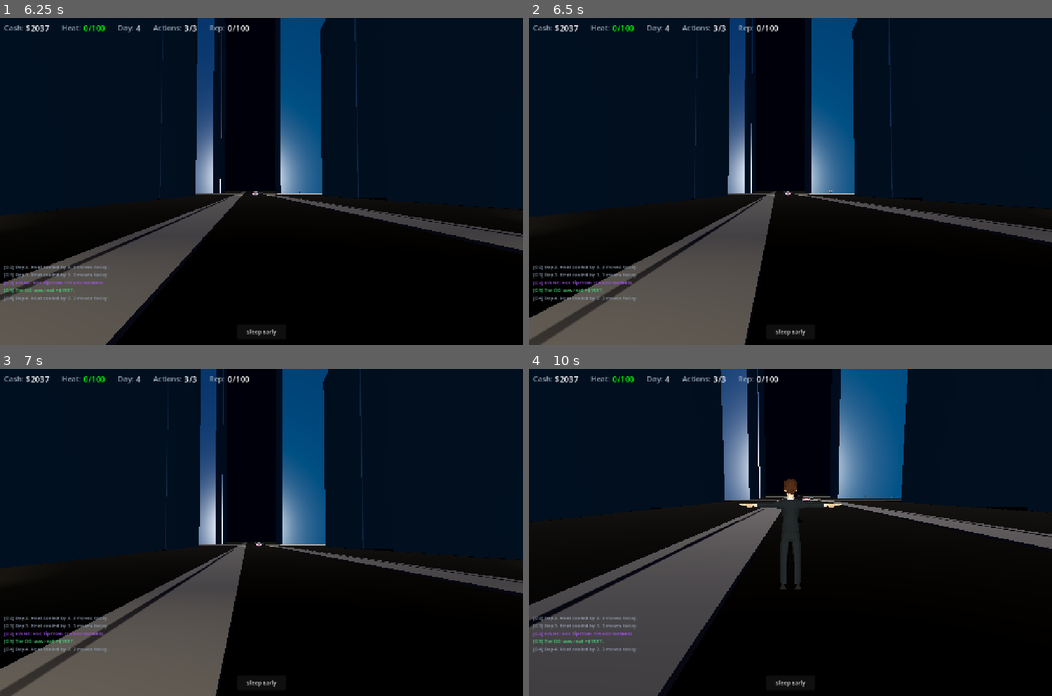
Above: before the commit, frames 1-4 (two rows, left to right).
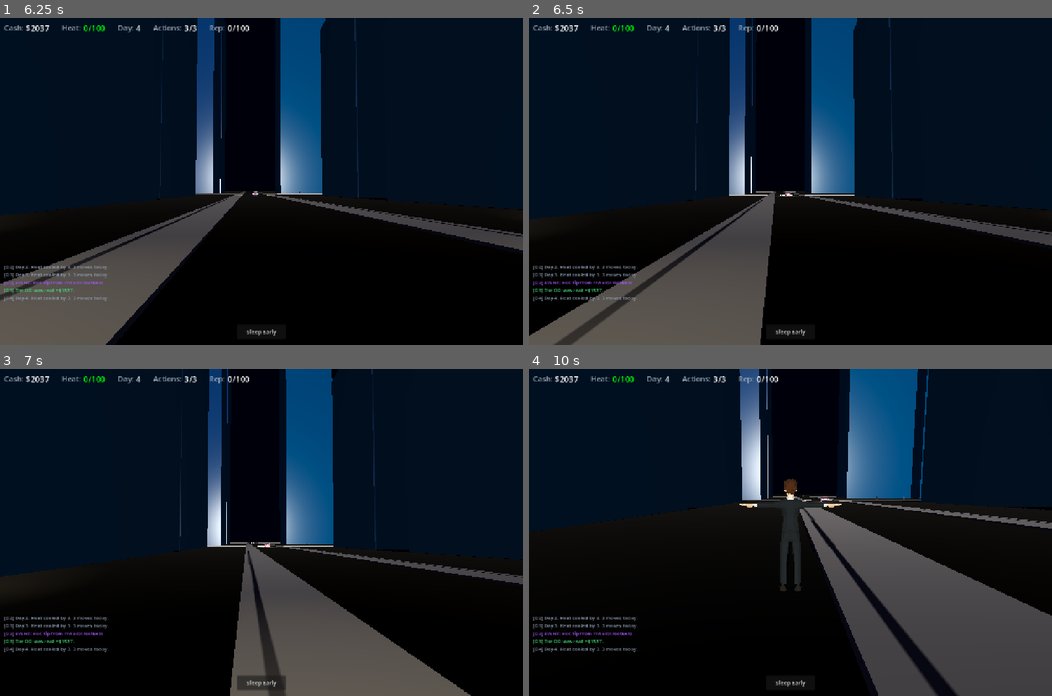
Above: after the commit, the same moments.

Repository: buttergolemcode/unemploymentsimulator
Game: Godot game, scene res://scenes/MainMenu.tscn
Same seed, same stepped clock (60 frames per second), same inputs: the game is played once before the commit and once after it.
Inputs (mouse positions are in pixels of both pictures, inside the frame that each line leads up to):
- Up to frame 1 (6.25 s): click "Start Hustling" at 0.5 s; click "Sleep Early" at 1.25 s; click "OK" at 2 s; tap Enter at 2.75 s; move the mouse to (256, 188) at 2.77 s; hold W 2.78-4.25 s; tap V at 2.85 s; click (256, 188) at 2.92 s; tap Space at 3.02, 3.77, 5.75 s; move the mouse to (298, 184) at 3.52 s; tap E at 3.6 s; click "OK" at 4.25 s; click "Ape in $2,000" at 5 s; move the mouse to (104, 132) at 5.77 s; hold A from 5.78 s (still down); tap F at 5.85 s
- Up to frame 2 (6.5 s): keep holding A
- Up to frame 3 (7 s): keep holding A; move the mouse to (287, 532) at 6.52 s; tap B at 6.6 s; click (287, 532) at 6.67 s; tap Space at 6.77 s
- Up to frame 4 (10 s): move the mouse to (769, 525) at 7.27 s; release A at 7.28 s; hold Shift 7.28-8.03 s; hold W 7.28-9.53 s; tap Space at 7.52, 8.27, 9.77 s; move the mouse to (816, 532) at 8.02 s; tap V at 8.1 s; move the mouse to (764, 532) at 8.77 s; tap E at 8.85 s; click (764, 532) at 8.92 s; move the mouse to (800, 525) at 9.52 s; hold D from 9.53 s (still down); tap F at 9.6 s

Frame 1 is identical in both runs. In frame 2, 4.5% of the frame differs, in the area x 0-100%, y 1-100%; in frame 3, 27%; in frame 4, 35%, in the area x 0-100%, y 0-100%.

Commit message:
Fix: sidewalk step collision + disable FBX wheel pivot (arc-swing bug)
User feedback: '1. Der Fix hat nicht funktioniert. Besagtes Bordsteinproblem
besteht immernoch. 2. Beim lenken der rechte reifen sehr verbuggt —
wahrscheinlich weil es als achse an dem reifen der linken seite hängt'

1. SIDEWALK: Replace broken ConvexPolygonShape3D ramp with simple step
- Old: ConvexPolygonShape3D with 6 points forming triangular prism ramp
  -> didn't work (malformed convex hull or wrong orientation)
- New: Simple BoxShape3D 'step' (5cm high, 50cm deep) extending from
  sidewalk edge into street. 5cm is small enough for floor_snap (0.5m)
  to pull the car up onto it. Then the full sidewalk collision (15cm)
  takes over once car is on top.
- How it works: car drives -> hits 5cm step -> floor_snap raises car
  5cm -> car continues -> hits remaining 10cm of sidewalk -> floor_snap
  raises again -> car is on sidewalk surface (15cm)

2. WHEELS: Disable FBX pivot steering (was causing arc-swing bug)
- Root cause: FBX wheel MESHES are not centered on wheel NODE origin.
  When pivot rotates, the mesh swings in an arc (outward and downward)
  instead of rotating in place.
- Fix: Removed pivot wrapping code from _find_wheels() for FBX models.
  FBX wheels no longer turn visually when steering.
- Box-mesh fallback still has steering (pivots created in _build_box_mesh
  where wheel mesh IS centered on node origin).
- Will be fixed properly in Sprint D.5 (Animations) with real rigging.

Diff:
--- a/godot/scripts/Vehicle.gd
+++ b/godot/scripts/Vehicle.gd
@@ -83,22 +83,11 @@
 	_front_wheels_raw.clear()
 	_rear_wheels.clear()
 	_collect_wheels(root)
-	# Wrap each front wheel in a pivot Node3D so we can rotate it on Y
-	# without disturbing the wheel mesh's local orientation (which would
-	# cause the wheel to show its tire-side instead of the rim/Felge).
-	for wheel in _front_wheels_raw:
-		var pivot = Node3D.new()
-		pivot.name = "SteerPivot_" + wheel.name
-		var parent_node = wheel.get_parent()
-		var wheel_pos = wheel.position
-		var wheel_rot = wheel.rotation
-		parent_node.remove_child(wheel)
-		pivot.position = wheel_pos
-		parent_node.add_child(pivot)
-		wheel.position = Vector3.ZERO
-		wheel.rotation = wheel_rot  # preserve original orientation
-		pivot.add_child(wheel)
-		_front_wheel_pivots.append(pivot)
+	# NOTE: FBX wheel pivot wrapping DISABLED — was causing wheels to swing
+	# in an arc when steering (FBX mesh offset != wheel node origin).
+	# Steering animation only works for box-mesh fallback (pivots created
+	# in _build_box_mesh). FBX models: wheels don't turn visually when steering.
+	# Will be fixed properly in Sprint D.5 (Animations) with real rigging.
 
 func _collect_wheels(node):
 	var name_lower = node.name.to_lower()
--- a/godot/scripts/WorldBuilder.gd
+++ b/godot/scripts/WorldBuilder.gd
@@ -454,44 +454,24 @@
 	body.add_child(col)
 	parent.add_child(body)
 
-	# RAMP COLLISION: Sloped edge on street-facing side of sidewalk
-	# Allows cars to drive UP onto sidewalk instead of hitting a wall.
-	# Ramp goes from y=0 (street) to y=SIDEWALK_HEIGHT over 30cm depth.
-	var ramp_depth = 0.3
-	var ramp_body = StaticBody3D.new()
-	var ramp_col = CollisionShape3D.new()
-	var ramp_shape = ConvexPolygonShape3D.new()
-	# Street-facing direction: -side points toward street
-	# For side=-1 (sidewalk south of street): street is at +z, so street_z = +ramp_depth/2
-	# For side=+1 (sidewalk north of street): street is at -z, so street_z = -ramp_depth/2
-	var street_offset = -side * (ramp_depth / 2)   # y=0 side (toward street)
-	var sidewalk_offset = side * (ramp_depth / 2)   # y=SIDEWALK_HEIGHT side (toward sidewalk)
+	# STEP COLLISION: Thin low box extending slightly into street
+	# Creates a 5cm step (small enough for floor_snap to handle) that bridges
+	# the gap between street (y=0) and sidewalk (y=0.15). Car drives over this
+	# small step and floor_snap pulls it up onto sidewalk surface.
+	var step_height = 0.05  # 5cm step — small enough for floor_snap (0.5m)
+	var step_depth = 0.5    # extends 50cm into street from sidewalk edge
+	var step_body = StaticBody3D.new()
+	var step_col = CollisionShape3D.new()
+	var step_shape = BoxShape3D.new()
 	if axis == "x":
-		# Ramp runs along x-axis, slopes in z direction
-		# Position ramp at the street-facing edge of sidewalk
-		ramp_body.position = Vector3(sx, 0, sz + (-side * SIDEWALK_WIDTH / 2))
-		ramp_shape.points = PackedVector3Array([
-			Vector3(-seg_len / 2, 0, street_offset),       # street bottom left
-			Vector3(seg_len / 2, 0, street_offset),         # street bottom right
-			Vector3(-seg_len / 2, 0, sidewalk_offset),      # under-ramp bottom left
-			Vector3(seg_len / 2, 0, sidewalk_offset),       # under-ramp bottom right
-			Vector3(-seg_len / 2, SIDEWALK_HEIGHT, sidewalk_offset),  # sidewalk top left
-			Vector3(seg_len / 2, SIDEWALK_HEIGHT, sidewalk_offset),   # sidewalk top right
-		])
+		step_shape.size = Vector3(seg_len, step_height, step_depth)
+		step_body.position = Vector3(sx, step_height / 2, sz + (-side * (SIDEWALK_WIDTH / 2 + step_depth / 2)))
 	else:
-		# Ramp runs along z-axis, slopes in x direction
-		ramp_body.position = Vector3(sx + (-side * SIDEWALK_WIDTH / 2), 0, sz)
-		ramp_shape.points = PackedVector3Array([
-			Vector3(street_offset, 0, -seg_len / 2),       # street bottom front
-			Vector3(street_offset, 0, seg_len / 2),         # street bottom back
-			Vector3(sidewalk_offset, 0, -seg_len / 2),      # under-ramp bottom front
-			Vector3(sidewalk_offset, 0, seg_len / 2),       # under-ramp bottom back
-			Vector3(sidewalk_offset, SIDEWALK_HEIGHT, -seg_len / 2),  # sidewalk top front
-			Vector3(sidewalk_offset, SIDEWALK_HEIGHT, seg_len / 2),   # sidewalk top back
-		])
-	ramp_col.shape = ramp_shape
-	ramp_body.add_child(ramp_col)
-	parent.add_child(ramp_body)
+		step_shape.size = Vector3(step_depth, step_height, seg_len)
+		step_body.position = Vector3(sx + (-side * (SIDEWALK_WIDTH / 2 + step_depth / 2)), step_height / 2, sz)
+	step_col.shape = step_shape
+	step_body.add_child(step_col)
+	parent.add_child(step_body)
 
 static func _make_dash(parent: Node3D, axis: String, pos: float, t: float) -> void:
 	var dash = MeshInstance3D.new()
Not shown, added: scripts/patch_fix_wheels_sidewalk.py
Not shown, added: upload/pasted_image_1782494256865.png
Not shown, added: upload/pasted_image_1782494323275.png
Not shown, added: upload/pasted_image_1782494333708.png
